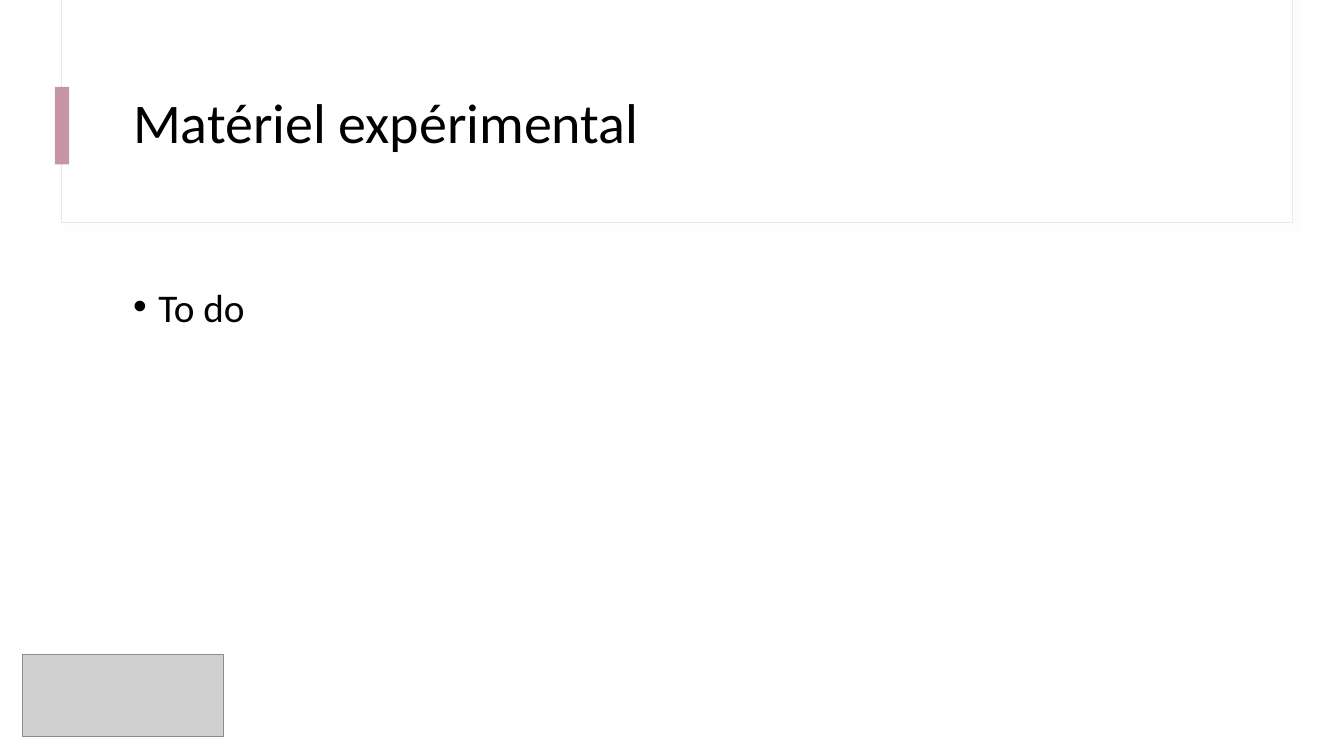
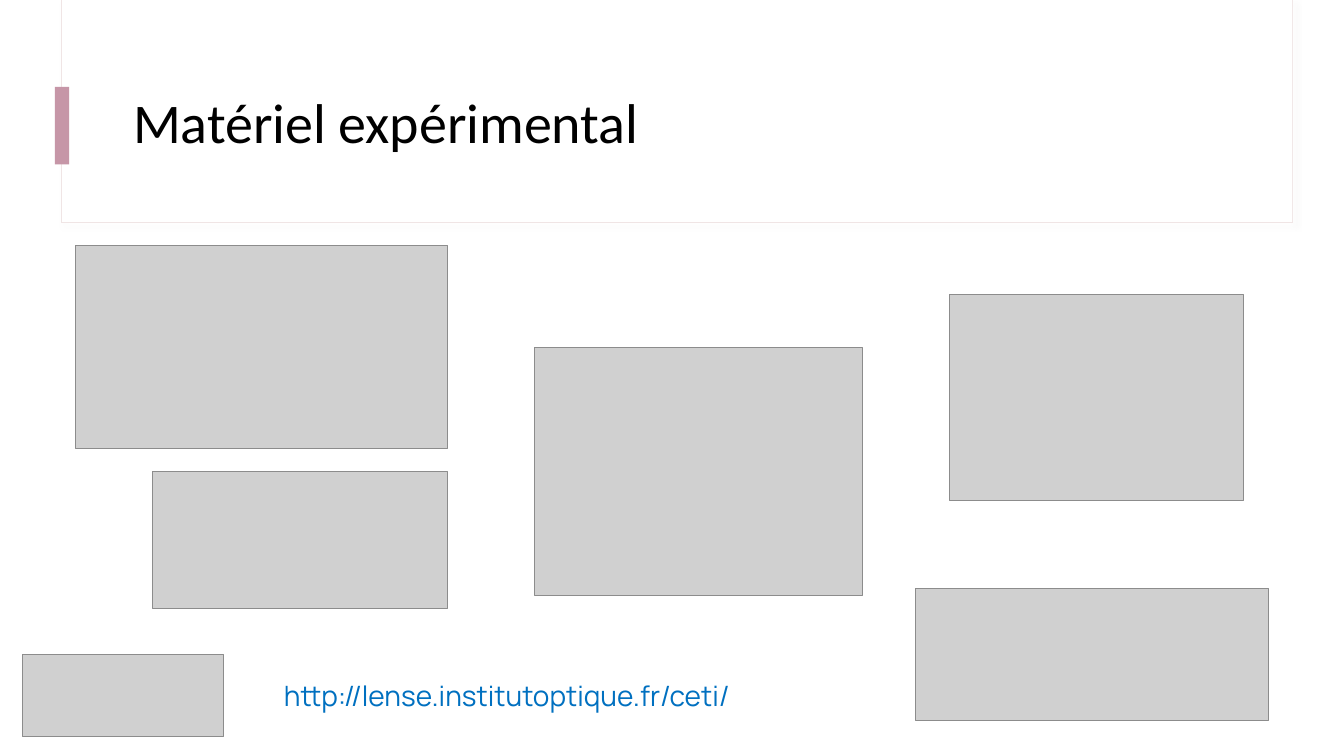
Before and after one commit to IOGS-Digital-Methods/semester-5, a slide deck: slide 22 of CeTI/b0_intro/B0_1_CeTI.pptx (slide 21 before the commit). Drawn at 1344x756 pixels with LibreOffice and Linux fonts; fonts in the diff are those of the drawing; grey boxes stand for pictures. Boxes give left, top, right and bottom in pixels: in the first picture for what was removed or moved away, otherwise in the second. Text is boxed around its words. In the diff, an @@ line names an element or a change of style, - is before the commit and + after.

```diff
--- a/CeTI/b0_intro/B0_1_CeTI.pptx
+++ b/CeTI/b0_intro/B0_1_CeTI.pptx
@@ picture added at (76,245,448,449) @@
@@ text removed at (158,294,244,323) @@
-• To do
@@ picture added at (950,294,1244,500) @@
@@ picture added at (534,348,862,596) @@
@@ picture added at (153,472,448,609) @@
@@ picture added at (917,589,1269,721) @@
@@ text added at (284,685,730,713), 20 pt, text #0070C0 @@
+  http://lense.institutoptique.fr/ceti/
```
Also in this commit, not shown: 8 other slides changed, 1 slide added, 6 other files.
